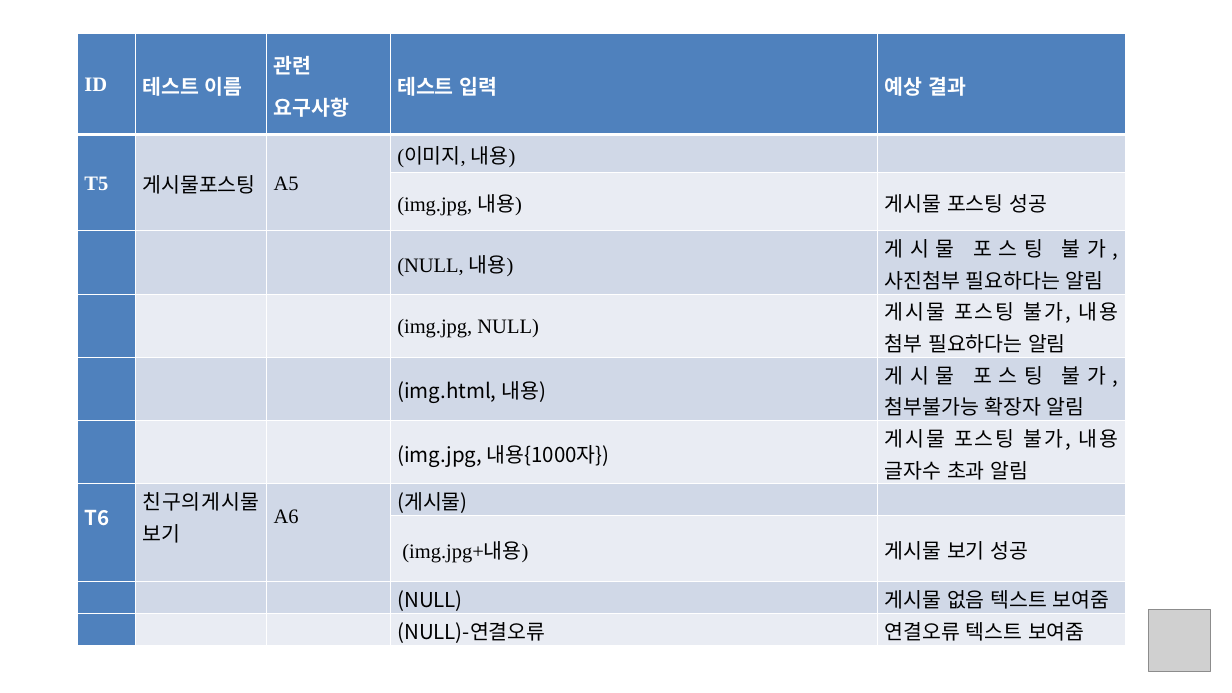
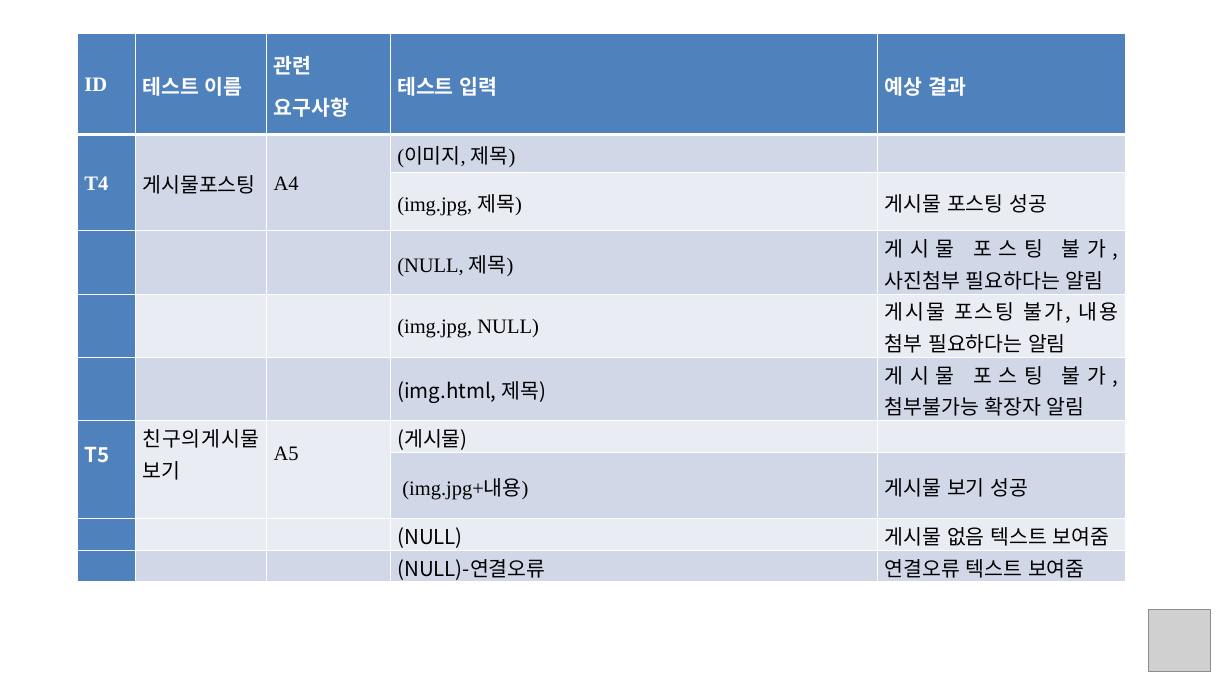
Before and after one commit to gestgest/snsProject, a slide deck: slide 4 of document/testCase.pptx. Drawn at 1232x693 pixels with LibreOffice and Linux fonts; fonts in the diff are those of the drawing; grey boxes stand for pictures. Boxes give left, top, right and bottom in pixels: in the first picture for what was removed or moved away, otherwise in the second. Text is boxed around its words. In the diff, an @@ line names an element or a change of style, - is before the commit and + after.

```diff
--- a/document/testCase.pptx
+++ b/document/testCase.pptx
@@ table at (x1=78, y1=33, x2=1127, y2=584) @@
-row 2: T5 | 게시물포스팅 | A5 | (이미지, 내용) | 
+row 2: T4 | 게시물포스팅 | A4 | (이미지, 제목) | 
-row 3, column 4: (img.jpg, 내용)
+row 3, column 4: (img.jpg, 제목)
-row 4, column 4: (NULL, 내용)
+row 4, column 4: (NULL, 제목)
-row 6:  |  |  | (img.html, 내용) | 게시물 포스팅 불가, 첨부불가능 확장자 알림
-row 7:  |  |  | (img.jpg, 내용{1000자}) | 게시물 포스팅 불가, 내용 글자수 초과 알림
-row 8: T6 | 친구의게시물보기 | A6 | (게시물) | 
+row 6:  |  |  | (img.html, 제목) | 게시물 포스팅 불가, 첨부불가능 확장자 알림
+row 7: T5 | 친구의게시물보기 | A5 | (게시물) | 
```
Also in this commit, not shown: 2 other slides changed, 1 other file.
